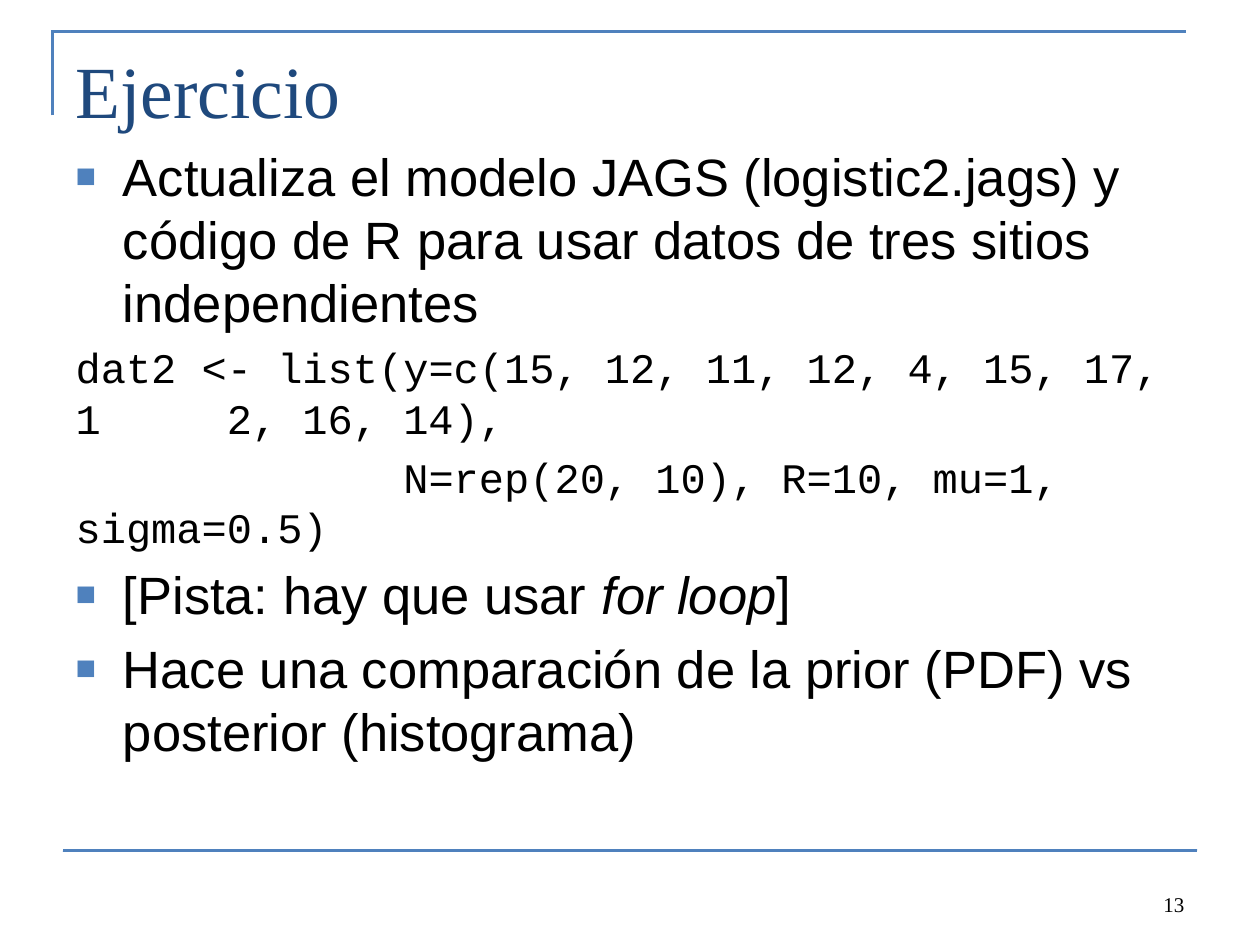
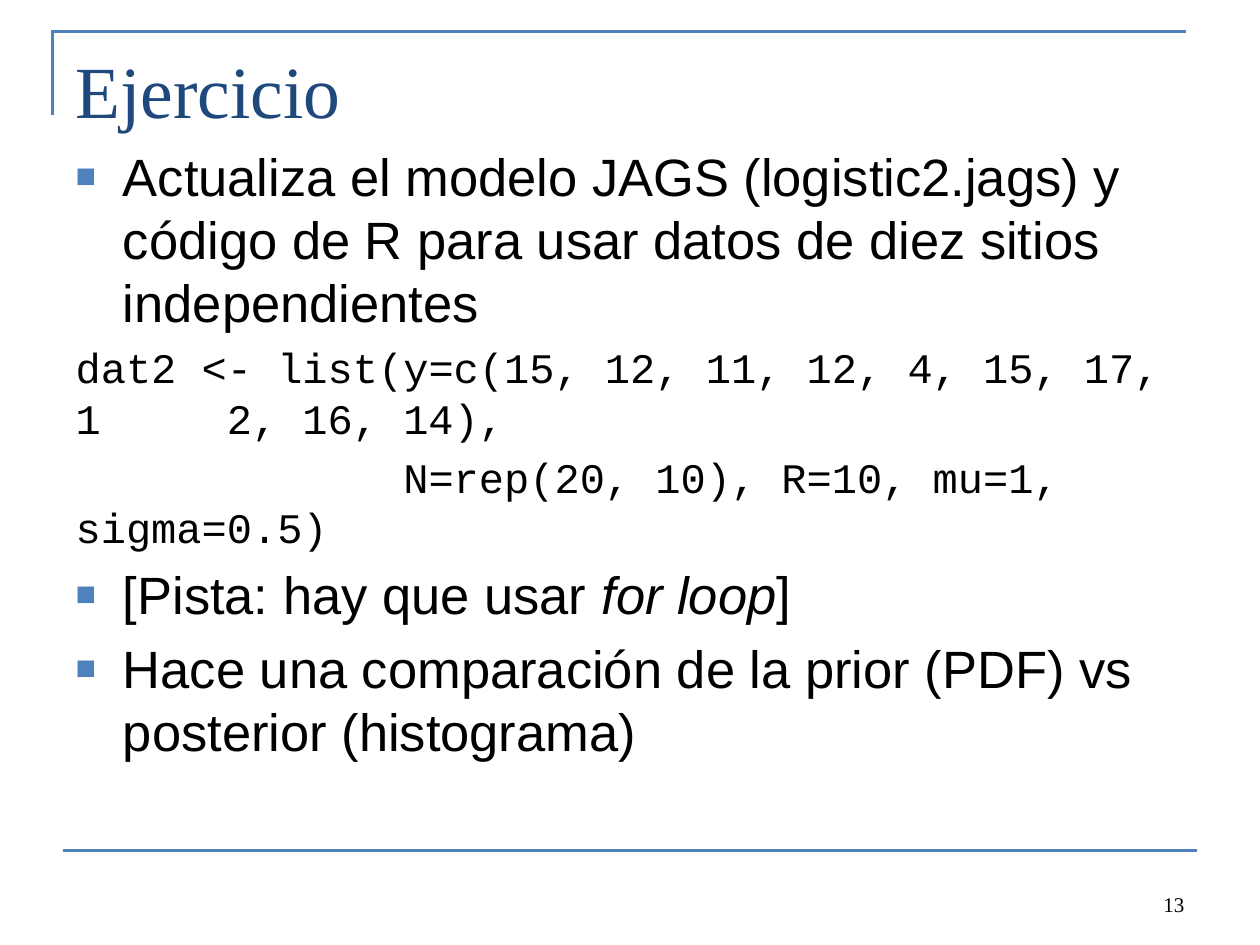
Before and after one commit to colemonnahan/bayes_workshop, a slide deck: slide 13 of dia3/lecture3_modeling.pptx. Drawn at 1260x945 pixels with LibreOffice and Linux fonts; fonts in the diff are those of the drawing. Boxes give left, top, right and bottom in pixels: in the first picture for what was removed or moved away, otherwise in the second. Text is boxed around its words. In the diff, an @@ line names an element or a change of style, - is before the commit and + after.

```diff
--- a/dia3/lecture3_modeling.pptx
+++ b/dia3/lecture3_modeling.pptx
@@ text at (123,158,1119,333): text changed @@
-■ Actualiza el modelo JAGS (logistic2.jags) y código de R para usar datos de tres sitios independientes
+■ Actualiza el modelo JAGS (logistic2.jags) y código de R para usar datos de diez sitios independientes
```
Also in this commit, not shown: 4 other slides changed, 7 other files.
